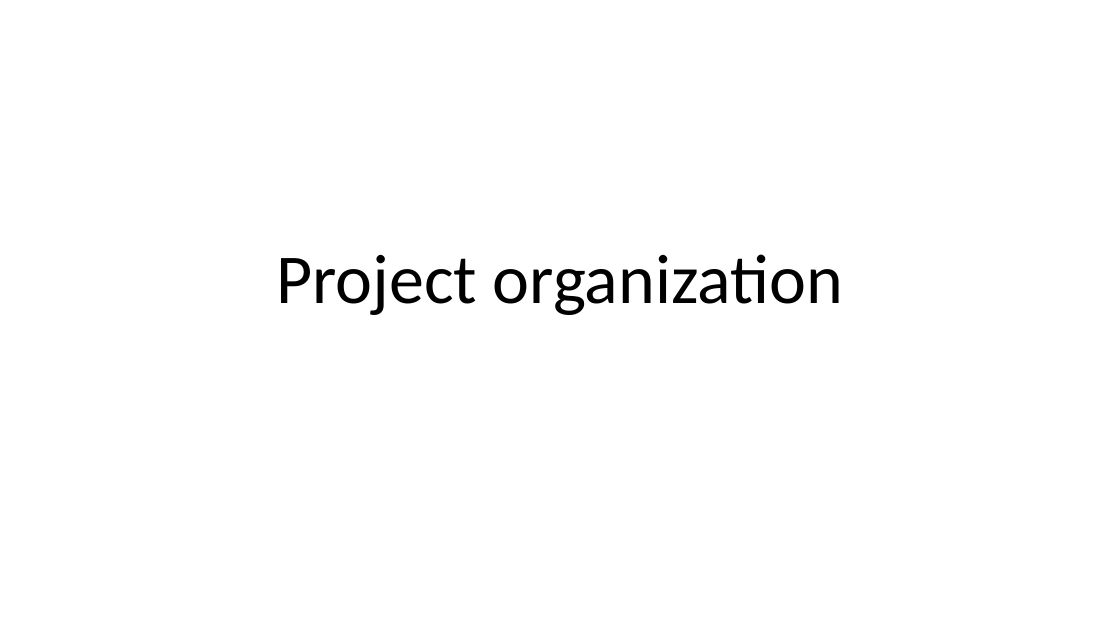
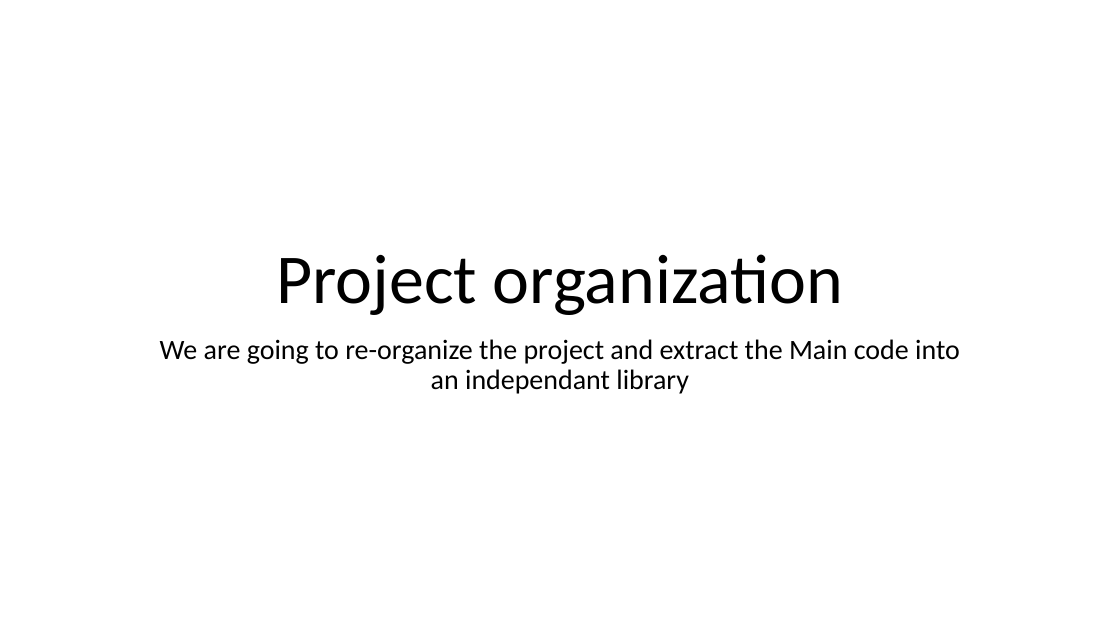
Before and after one commit to guillaume-chervet/course.dotnet, a slide deck: slide 85 of documentations/dotnet6.pptx (slide 86 before the commit). Drawn at 1120x630 pixels with LibreOffice and Linux fonts; fonts in the diff are those of the drawing. Boxes give left, top, right and bottom in pixels: in the first picture for what was removed or moved away, otherwise in the second. Text is boxed around its words. In the diff, an @@ line names an element or a change of style, - is before the commit and + after.

```diff
--- a/documentations/dotnet6.pptx
+++ b/documentations/dotnet6.pptx
@@ subtitle added at [160, 339, 960, 394], 24 pt, text #000000 @@
+We are going to re-organize the project and extract the Main code into an independant library
```
Also in this commit, not shown: 8 other slides changed, 4 slides added, 4 slides removed, 1 other file.
